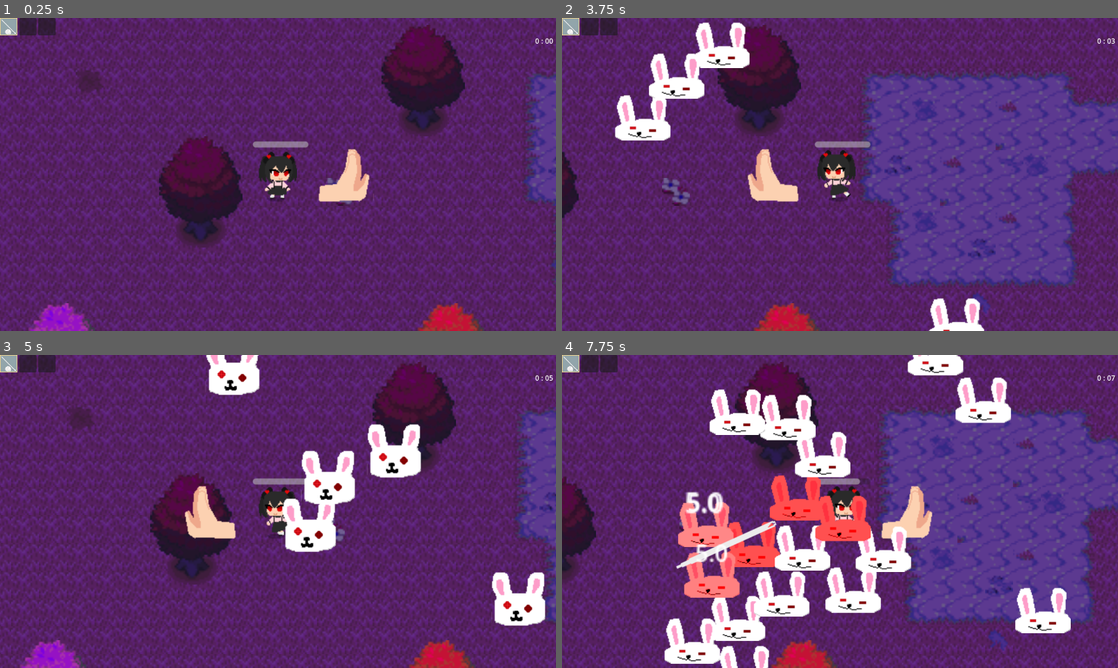
Above: before the commit, frames 1-4 (two rows, left to right).
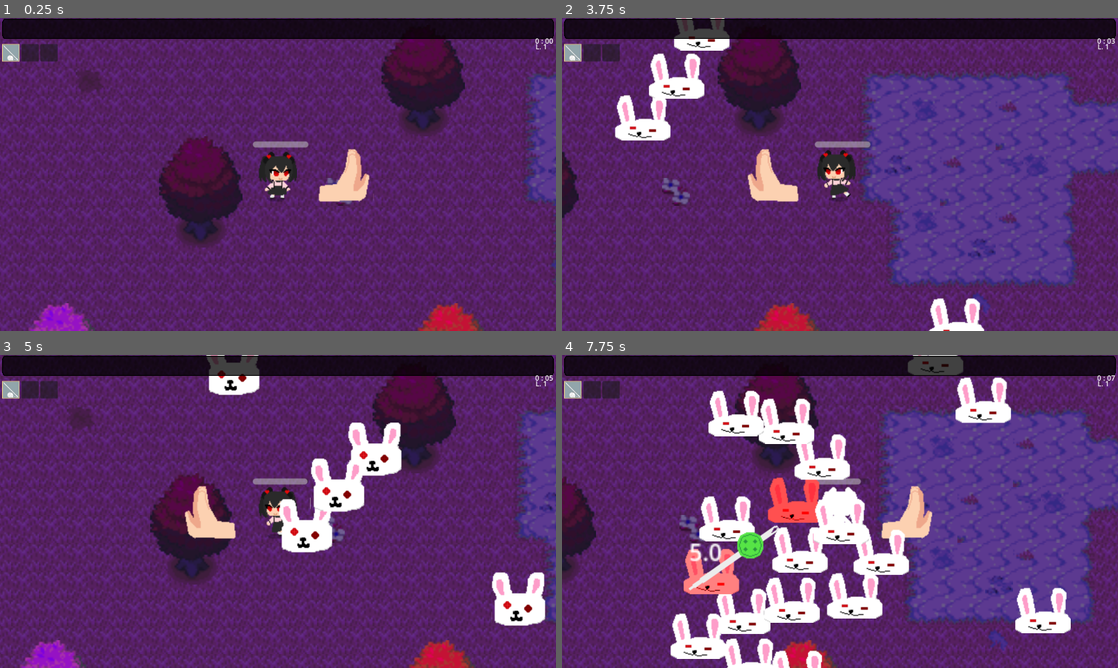
Above: after the commit, the same moments.

Repository: khli17/Plushie-Panic
Game: Godot game, scene res://game.tscn
Two runs of this game, one before a commit and one after it. Both use one fixed random seed, a clock stepped at 60 frames per second and the inputs below. The project has no main scene, so this scene is started directly.
Inputs:
- Up to frame 1 (0.25 s): no input
- Up to frame 2 (3.75 s): hold D (move_right) 0.53-1.28 s; hold S (move_down) 1.28-2.03 s; hold D (move_right) 2.03-2.78 s; hold Up (move_up) 2.78-3.53 s; hold Left (move_left) from 3.53 s (still down)
- Up to frame 3 (5 s): keep holding Left (move_left)
- Up to frame 4 (7.75 s): release Left (move_left) at 5.03 s; hold S (move_down) 5.03-5.78 s; hold D (move_right) 5.78-6.53 s; hold Up (move_up) 6.53-7.28 s; hold D (move_right) from 7.28 s (still down)

The runs differ from the first frame. In frame 1, 7.0% of the frame differs, in the area x 0-100%, y 0-14%; in frame 2, 7.9%; in frame 3, 11%; in frame 4, 19%, in the area x 0-100%, y 0-100%.

Commit message:
implement simple exp drops

Diff:
--- /dev/null
+++ b/plushie-panic/ButtonEXP.gd
@@ -0,0 +1,9 @@
+extends Pickups
+class_name ButtonEXP
+
+@export var EXP : float
+
+func activate():
+	super.activate()
+	prints("+" + str(EXP) + "EXP")
+	player_reference.gain_EXP(EXP) #activating EXP will make player gain xp
--- a/plushie-panic/Enemies/bunny_enemy.gd
+++ b/plushie-panic/Enemies/bunny_enemy.gd
@@ -1,7 +1,7 @@
 extends BaseEnemy
 
 func _ready():
-	health = 3
+	health = 15;
 	damage = 2
 	speed = 50
 	%BunnyAnimations.play_walk()
@@ -19,3 +19,4 @@
 	var tween = get_tree().create_tween()
 	tween.tween_property($BunnyAnimations, "modulate", Color(3, 0.25, 0.25), 0.2)
 	tween.chain().tween_property($BunnyAnimations, "modulate", Color(1,1,1), 0.2)
+	tween.bind_node(self)
--- a/plushie-panic/Enemies/bunny_enemy.tscn
+++ b/plushie-panic/Enemies/bunny_enemy.tscn
@@ -1,8 +1,10 @@
-[gd_scene load_steps=11 format=3 uid="uid://d4mved3pthar7"]
+[gd_scene load_steps=13 format=3 uid="uid://d4mved3pthar7"]
 
 [ext_resource type="Script" uid="uid://bgk2doud2m2jk" path="res://Enemies/bunny_enemy.gd" id="1_dtle2"]
 [ext_resource type="Texture2D" uid="uid://ccuhsxkpqxiir" path="res://Sprites/bunnyEnemy.png" id="1_vivkj"]
+[ext_resource type="Script" uid="uid://beiuosfkiwuba" path="res://PickupResource.gd" id="2_3hox3"]
 [ext_resource type="Script" uid="uid://bnjb2waujw67w" path="res://Enemies/BunnyAnimations.gd" id="2_nk4wg"]
+[ext_resource type="Resource" uid="uid://dkysxlr8rgbju" path="res://greenbutton.tres" id="3_x2sx8"]
 
 [sub_resource type="AtlasTexture" id="AtlasTexture_nk4wg"]
 atlas = ExtResource("1_vivkj")
@@ -54,6 +56,7 @@
 collision_layer = 2
 collision_mask = 2
 script = ExtResource("1_dtle2")
+drops = Array[ExtResource("2_3hox3")]([ExtResource("3_x2sx8")])
 
 [node name="BunnyAnimations" type="AnimatedSprite2D" parent="."]
 unique_name_in_owner = true
--- /dev/null
+++ b/plushie-panic/PickupResource.gd
@@ -0,0 +1,10 @@
+extends Resource
+class_name Pickups
+@export var title: String
+@export var icon : Texture2D
+@export_multiline var description : String
+
+var player_reference : CharacterBody2D
+
+func activate():
+	print(title + "picked up.")
--- /dev/null
+++ b/plushie-panic/Player/options.gd
@@ -0,0 +1 @@
+extends VBoxContainer
--- a/plushie-panic/Player/player.gd
+++ b/plushie-panic/Player/player.gd
@@ -5,16 +5,31 @@
 		health = value
 		%Health.value = value
 var speed : float = 200.0
-var exp : float = 0.0
 var face_right : bool
 var isHurt : bool = false
 var nearest_enemy: CharacterBody2D
 var nearest_enemy_distance : float = INF
 
+var EXP : int = 0:
+	set(value):
+		EXP = value
+		%EXP.value = value
+var total_EXP : int = 0
+var level : int = 1:
+	set(value):
+		level = value
+		%Level.text = "Lv. " + str(value)
+
+		#for changing xp needed depending on level
+		if level >= 3:
+			%EXP.max_value = 20
+		elif level >= 7:
+			%EXP.max_value = 40
+
 
 
 func _physics_process(delta):
-	if nearest_enemy: #if nearest_enemy is not null, sotre its separation
+	if is_instance_valid(nearest_enemy): #if nearest_enemy is not null, sotre its separation
 		nearest_enemy_distance = nearest_enemy.separation
 	else: #set default value
 		nearest_enemy_distance = INF
@@ -23,6 +38,7 @@
 	var direction = Input.get_vector("move_left", "move_right", "move_up", "move_down") #movement WASD or keys
 	velocity = direction * speed # move at direction of 600 pixels per sec
 	move_and_slide()
+	check_EXP()
 
 	#flips player to face correct direction
 	if velocity.x > 0:
@@ -62,3 +78,19 @@
 func _on_timer_timeout() -> void:
 	%Collision.set_deferred("disabled", true)
 	%Collision.set_deferred("disabled", false)
+
+#exp function
+func gain_EXP(amount):
+	EXP += amount
+	total_EXP += amount
+
+#check EXp and increase level
+func check_EXP():
+	if EXP > %EXP.max_value:
+		EXP -= %EXP.max_value
+		level += 1
+
+
+func _on_magnet_area_entered(area):
+	if area.has_method("follow"):
+		area.follow(self)
--- a/plushie-panic/Player/player.tscn
+++ b/plushie-panic/Player/player.tscn
@@ -7,8 +7,11 @@
 [ext_resource type="Texture2D" uid="uid://chc8elfjsro4j" path="res://Sprites/RiaRun.png" id="3_i3pqv"]
 [ext_resource type="Texture2D" uid="uid://c7aqpvb3fw1yn" path="res://Sprites/RiaDamageIdle.png" id="3_vtle1"]
 [ext_resource type="Texture2D" uid="uid://2y5td5rq5f25" path="res://Sprites/RiaDamageRun.png" id="4_fhl08"]
+[ext_resource type="Texture2D" uid="uid://c3mx7paci6ubv" path="res://Sprites/EXPBar/EXPBARUNDER.png" id="4_gu6f8"]
 [ext_resource type="Script" uid="uid://3ucaomt5j3m0" path="res://Player/player_2d_animation.gd" id="4_hqtel"]
+[ext_resource type="Texture2D" uid="uid://cadr0n1m3w2qn" path="res://Sprites/EXPBar/EXPBAR.png" id="5_dkpta"]
 [ext_resource type="PackedScene" uid="uid://brhnunwd7rpex" path="res://Weapons/Push/push_weapon.tscn" id="5_k53q1"]
+[ext_resource type="Texture2D" uid="uid://cjs34dqcuptug" path="res://Sprites/EXPBar/EXPBARPROGress.png" id="6_lfmf2"]
 [ext_resource type="Script" uid="uid://dl0bd1ns1l83b" path="res://Player/player_animations.gd" id="8_od3ui"]
 [ext_resource type="Texture2D" uid="uid://t6bky8myoubm" path="res://Sprites/Shadow.png" id="11_apopc"]
 
@@ -256,6 +259,8 @@
 &"walk_damage": SubResource("Animation_5htga")
 }
 
+[sub_resource type="CircleShape2D" id="CircleShape2D_gu6f8"]
+
 [node name="Player" type="CharacterBody2D"]
 collision_layer = 129
 collision_mask = 129
@@ -264,8 +269,10 @@
 [node name="UI" type="CanvasLayer" parent="."]
 
 [node name="Weapons" type="HBoxContainer" parent="UI"]
-offset_right = 40.0
-offset_bottom = 40.0
+offset_left = 5.0
+offset_top = 60.0
+offset_right = 133.0
+offset_bottom = 100.0
 
 [node name="Slot" parent="UI/Weapons" instance=ExtResource("2_x3vf3")]
 layout_mode = 2
@@ -276,6 +283,24 @@
 
 [node name="Slot3" parent="UI/Weapons" instance=ExtResource("2_x3vf3")]
 layout_mode = 2
+
+[node name="EXP" type="TextureProgressBar" parent="UI"]
+unique_name_in_owner = true
+offset_right = 40.0
+offset_bottom = 40.0
+texture_under = ExtResource("4_gu6f8")
+texture_over = ExtResource("5_dkpta")
+texture_progress = ExtResource("6_lfmf2")
+
+[node name="Level" type="Label" parent="UI/EXP"]
+unique_name_in_owner = true
+layout_mode = 0
+offset_left = 1233.0
+offset_top = 54.0
+offset_right = 1273.0
+offset_bottom = 103.0
+text = "L. 1
+"
 
 [node name="Player2DAnimation" type="AnimatedSprite2D" parent="."]
 unique_name_in_owner = true
@@ -325,5 +350,15 @@
 [node name="Sprite2D" type="Sprite2D" parent="."]
 texture = ExtResource("11_apopc")
 
+[node name="Magnet" type="Area2D" parent="."]
+collision_layer = 0
+collision_mask = 4
+
+[node name="CollisionShape2D" type="CollisionShape2D" parent="Magnet"]
+scale = Vector2(5, 5)
+shape = SubResource("CircleShape2D_gu6f8")
+debug_color = Color(0.28235295, 1, 0.5019608, 0.41960785)
+
 [connection signal="body_entered" from="HitBoxDamage" to="." method="_on_hit_box_damage_body_entered"]
 [connection signal="timeout" from="Timer" to="." method="_on_timer_timeout"]
+[connection signal="area_entered" from="Magnet" to="." method="_on_magnet_area_entered"]
--- a/plushie-panic/base_enemy.gd
+++ b/plushie-panic/base_enemy.gd
@@ -2,13 +2,23 @@
 class_name BaseEnemy
 
 var damage_popup_node = preload("res://damage.tscn")
-var health = 3
+var health : float:
+	set(value):
+		health = value
+		if health <= 0:
+			drop_item()
+			queue_free()
 var damage = 2
 var speed = 50.0
 var is_damage : bool = false
 var knockback : Vector2
 var separation : float
+var drop = preload("res://pickups.tscn")
+
+@export var drops : Array[Pickups]
+
 @onready var player = get_node("/root/Game/Player")
+
 
 func play_walk():
 	pass
@@ -51,11 +61,11 @@
 
 #enemy takes damage
 func take_damage(amount):
-	health -= amount
 	apply_damage_flash()
 	damage_popup(amount)
-	if health == 0:
-		queue_free()
+	health -= amount
+	#if health <= 0:
+		#queue_free()
 
 #instantiate damage popup and add to scene tree
 func damage_popup(amount):
@@ -64,5 +74,19 @@
 	popup.position = position + Vector2(-50,-25)
 	get_tree().current_scene.add_child(popup)
 
+func drop_item():
+	#for no item to drop
+	if drops.size() == 0:
+		return
+
+	var item = drops.pick_random()
+	var item_to_drop = drop.instantiate()
+
+	item_to_drop.type = item
+	item_to_drop.position = position
+	item_to_drop.player_reference = player
+
+	get_tree().current_scene.call_deferred("add_child", item_to_drop)
+
 func apply_damage_flash():
 	pass
--- /dev/null
+++ b/plushie-panic/greenbutton.tres
@@ -0,0 +1,12 @@
+[gd_resource type="Resource" script_class="ButtonEXP" load_steps=3 format=3 uid="uid://dkysxlr8rgbju"]
+
+[ext_resource type="Texture2D" uid="uid://do3l186xm2ewq" path="res://Sprites/ButtonEXP.png" id="1_2nkqd"]
+[ext_resource type="Script" uid="uid://dbi02elsl47py" path="res://ButtonEXP.gd" id="2_6qfq2"]
+
+[resource]
+script = ExtResource("2_6qfq2")
+EXP = 2.0
+title = "Green Button"
+icon = ExtResource("1_2nkqd")
+description = "Gains Experience Points"
+metadata/_custom_type_script = "uid://dbi02elsl47py"
--- a/plushie-panic/needle_weapon.gd
+++ b/plushie-panic/needle_weapon.gd
@@ -15,6 +15,7 @@
 func _on_body_entered(body: Node2D) -> void:
 	if body.has_method("take_damage"):
 		body.take_damage(damage)
+		body.knockback = direction * 75
 
 #when needle goes offstream, removes it
 func _on_screen_exited() -> void:
--- /dev/null
+++ b/plushie-panic/pickups.gd
@@ -0,0 +1,30 @@
+extends Area2D
+
+var direction : Vector2
+var speed : float = 175
+
+@export var type: Pickups
+@export var player_reference : CharacterBody2D:
+	set(value): #player ref will update pickup's player resource
+		player_reference = value
+		type.player_reference = value
+
+var can_follow : bool = false
+
+func _ready():
+	$Sprite2D.texture = type.icon
+
+func _physics_process(delta):
+	#when in range, pickups will be moving towards player
+	if player_reference and can_follow:
+		direction = (player_reference.position - position).normalized()
+		position += direction * speed * delta
+
+#set flag to true
+func follow(_target : CharacterBody2D):
+	can_follow = true
+
+#when player interacts, queue free
+func _on_body_entered(body: Node2D) -> void:
+	type.activate()
+	queue_free()
--- /dev/null
+++ b/plushie-panic/pickups.tscn
@@ -0,0 +1,16 @@
+[gd_scene load_steps=3 format=3 uid="uid://n1ufioe4ydt"]
+
+[ext_resource type="Script" uid="uid://c4g1qf630kwsf" path="res://pickups.gd" id="1_p6hxq"]
+
+[sub_resource type="CircleShape2D" id="CircleShape2D_ry15f"]
+
+[node name="Pickups" type="Area2D"]
+collision_layer = 4
+script = ExtResource("1_p6hxq")
+
+[node name="Sprite2D" type="Sprite2D" parent="."]
+
+[node name="CollisionShape2D" type="CollisionShape2D" parent="."]
+shape = SubResource("CircleShape2D_ry15f")
+
+[connection signal="body_entered" from="." to="." method="_on_body_entered"]
--- /dev/null
+++ b/plushie-panic/upgrade_slot.tscn
@@ -0,0 +1,20 @@
+[gd_scene format=3 uid="uid://nejyfuud13df"]
+
+[node name="UpgradeSlot" type="TextureButton"]
+offset_right = 40.0
+offset_bottom = 40.0
+
+[node name="Label2" type="Label" parent="."]
+layout_mode = 0
+offset_right = 40.0
+offset_bottom = 23.0
+
+[node name="Label" type="Label" parent="."]
+layout_mode = 0
+offset_right = 40.0
+offset_bottom = 23.0
+
+[node name="NinePatchRect" type="NinePatchRect" parent="."]
+layout_mode = 0
+offset_right = 40.0
+offset_bottom = 40.0
Not shown, added: plushie-panic/ButtonEXP.gd.uid
Not shown, added: plushie-panic/PickupResource.gd.uid
Not shown, added: plushie-panic/Player/options.gd.uid
Not shown: 1 places in plushie-panic/Player/player.tscn that only renumber resources
Binary file added: plushie-panic/Sprites/ButtonEXP.png
Not shown, added: plushie-panic/Sprites/ButtonEXP.png.import
Binary file added: plushie-panic/Sprites/EXPBar/EXPBAR.png
Not shown, added: plushie-panic/Sprites/EXPBar/EXPBAR.png.import
Binary file added: plushie-panic/Sprites/EXPBar/EXPBARPROGress.png
Not shown, added: plushie-panic/Sprites/EXPBar/EXPBARPROGress.png.import
Binary file added: plushie-panic/Sprites/EXPBar/EXPBARUNDER.png
Not shown, added: plushie-panic/Sprites/EXPBar/EXPBARUNDER.png.import
(and 3 more such lines)
